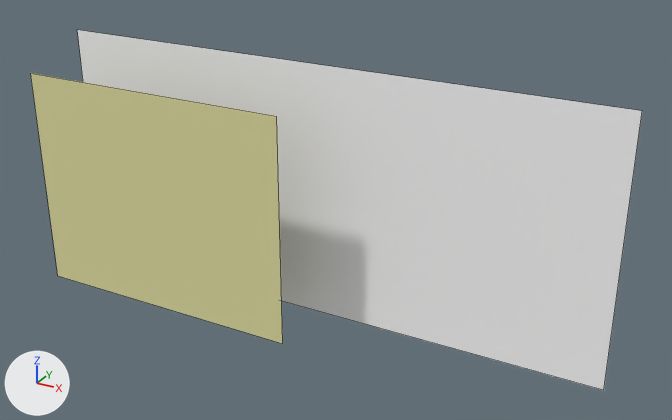
A saved change to the FBX model Assets/Resources/Models/crowd animi/crowd animi.fbx.
The view is the same before and after, from a 50 mm lens placed at (26.0, -42.9, 22.7), pointed at (1.9, 0.9, 0.8). Lighting does not change. The marker at lower left points along +X, +Y and +Z. Mesh edges are drawn as thin lines. Where no turn or scale is listed for an object, it has been applied to the vertices.

The older version as bpy lines, for what is in view:
```python
mat_1 = principled_material('1')
mat_1.base_color = (1.0, 1.0, 1.0)  # white #ffffff
mat_1.roughness = 0.859
me_mesh = bpy.data.meshes.new('Mesh')
me_mesh.from_pydata(...)  # 4 vertices, 1 face; spans x -1812.0..1812.0, y -808.0..804.0, z 0.0
me_mesh.materials.append(mat_1)  # white #ffffff
# before: 0 (-1812.0, -808.0, 0.0) at pixel (603, 390), 1 (1812.0, -808.0, 0.0), 2 (-1812.0, 804.0, 0.0) at pixel (642, 110), 3 (1812.0, 804.0, 0.0) at pixel (77, 29)
me_mesh_002 = bpy.data.meshes.new('Mesh.002')
me_mesh_002.from_pydata([(-18.1, 0.0, -8.1), (0.0, 0.0, -8.1), (-18.1, 0.0, 6.2), (0.0, 0.0, 6.2)], [], [(0, 1, 3, 2)])
me_mesh_002.materials.append(mat_2)  # beige #e3e0a3
ob_plane001 = bpy.data.objects.new('Plane001', me_mesh)
ob_plane001.location = (0.0, 2.13, 0.93)
ob_plane001.rotation_euler = (1.571, 0.0, 0.0)  # degrees (90, 0, 0)
ob_plane001.scale = (-0.01, 0.01, 0.01)
ob_plane003 = bpy.data.objects.new('Plane003', me_mesh_002)
ob_plane003.location = (0.0, -2.3, 0.93)
```
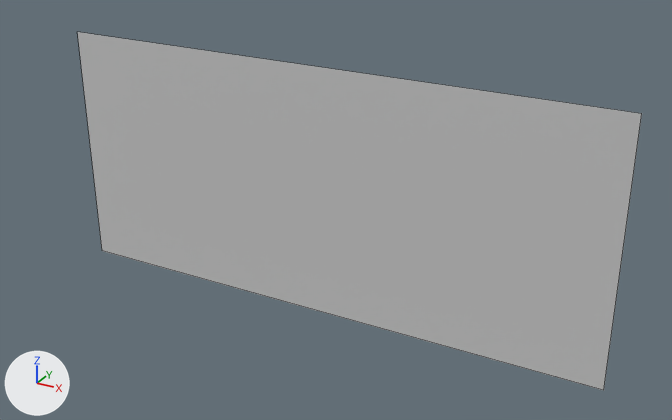
Scene script edits in JSON lines:
```json
{"op": "set", "path": "mat_1.base_color", "old": "(1.0, 1.0, 1.0)", "new": "(0.588, 0.588, 0.588)", "note": "white #ffffff -> light grey #cacaca"}
{"block": "me_mesh", "where": "me_mesh.from_pydata(...)  # 4 vertices, 1 face; spans x -1812.0..1812.0, y -808.0..804.0, z 0.0"}
{"block": "me_mesh", "where": "# used by ob_plane001; location = (0.0, 2.13, 0.93); rotation_euler = (1.571, 0.0, 0.0), in degrees (90, 0, 0); scale = (-0.01, 0.01, 0.01)"}
{"block": "me_mesh", "where": "# verts and faces of me_mesh; kept vertices keep their numbers, new ones are numbered from 4"}
{"block": "me_mesh", "change": "me_mesh part 1"}
{"op": "add", "block": "me_mesh", "code": "delete_vertices([*range(0, 4)])  # with the faces that use them"}
{"op": "add", "block": "me_mesh", "code": "verts[4] = (1812.0, 0.0, -806.0)  # pixel (603, 390)"}
{"op": "add", "block": "me_mesh", "code": "verts[5] = (-1812.0, 0.0, -806.0)  # pixel (102, 250)"}
{"op": "add", "block": "me_mesh", "code": "verts[6] = (1812.0, 0.0, 792.0)  # pixel (641, 113)"}
{"op": "add", "block": "me_mesh", "code": "verts[7] = (-1812.0, 0.0, 792.0)  # pixel (77, 31)"}
{"op": "add", "block": "me_mesh", "code": "faces += [(4, 6, 7, 5)]"}
{"op": "set", "path": "ob_plane001.rotation_euler", "old": "(1.571, 0.0, 0.0)", "new": "(0.0, 0.0, 0.0)", "note": "degrees (90, 0, 0) -> degrees (0, 0, 0)"}
{"op": "set", "path": "ob_plane001.location", "old": "(0.0, 2.13, 0.93)", "new": "(0.0, 2.13, 0.91)"}
{"op": "remove", "block": "ob_plane003", "code": ["ob_plane003 = bpy.data.objects.new('Plane003', me_mesh_002)", "ob_plane003.location = (0.0, -2.3, 0.93)"]}
```

Boxes [x1, y1, x2, y2] around the edits, measured in the pictures (672 x 420 px):
```json
{"object": "Plane001", "change": "recoloured, reshaped, moved, turned", "before": [77, 30, 642, 390], "after": [78, 32, 642, 390]}
{"object": "Plane003", "change": "deleted", "before": [31, 73, 283, 344]}
```
